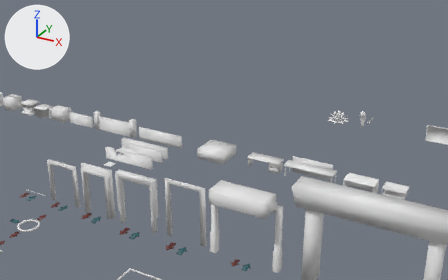
The FBX model Assets/Editor/Widgets/door_ghost.fbx, before and after one commit.
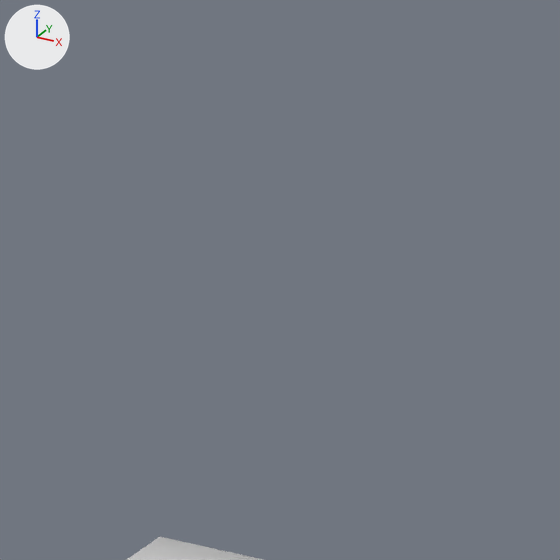
There are two pictures of each version: one from a camera (50 mm lens) standing at (39.03, -39.19, 29.93) and looking at (0.64, 30.62, -4.98), one close up on the part from 42% to 60% of the width and 23% to 51% of the height. The lights are fixed; the arrows at upper left show +X, +Y and +Z. Where no turn or scale is listed for an object, it has been applied to the vertices.

Before the edit, the objects in view are built like this:
```python
me_gen_storagebox1_big_001 = bpy.data.meshes.new('Gen_Storagebox1_big.001')
me_gen_storagebox1_big_001.from_pydata(...)  # a box spanning x -1.66..1.66, y -1.52..1.52, z 0.0..1.11
me_gen_storagebox1_big_001.materials.append(mat_temp_ghost)  # its picture is missing
ob_ghostcover_pallet = bpy.data.objects.new('ghostcover_pallet', me_gen_storagebox1_big_001)
ob_ghostcover_pallet.location = (7.59, 16.32, 0.0)
```
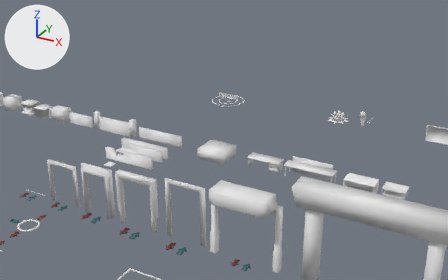
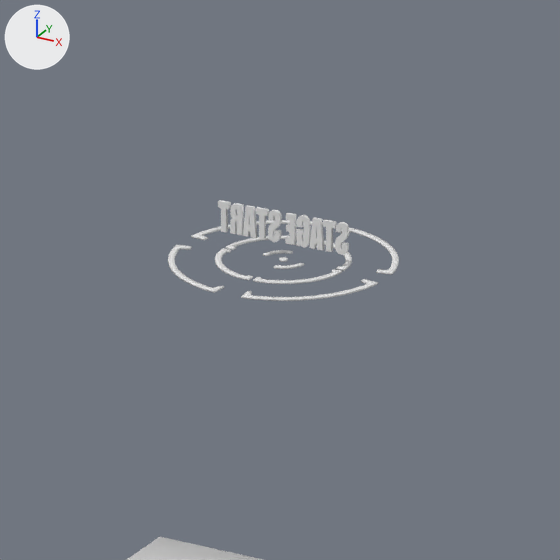
Location of each change, [x1, y1, x2, y2] in pixels of the close-ups (560 x 560 px):
'ghost_stagestart', added
    after: [168, 200, 399, 301]

Edits to the bpy script that builds the scene:
```text
Add me_cylinder_008:
    me_cylinder_008.from_pydata(...)  # 5968 vertices, 7157 faces; spans x -2.25..2.25, y -2.25..2.25, z -0.02..0.99
    me_cylinder_008.materials.append(mat_temp_ghost)  # its picture is missing
Add ob_ghost_stagestart:
    ob_ghost_stagestart = bpy.data.objects.new('ghost_stagestart', me_cylinder_008)
    ob_ghost_stagestart.location = (0.0, 33.0, 0.0)
```
